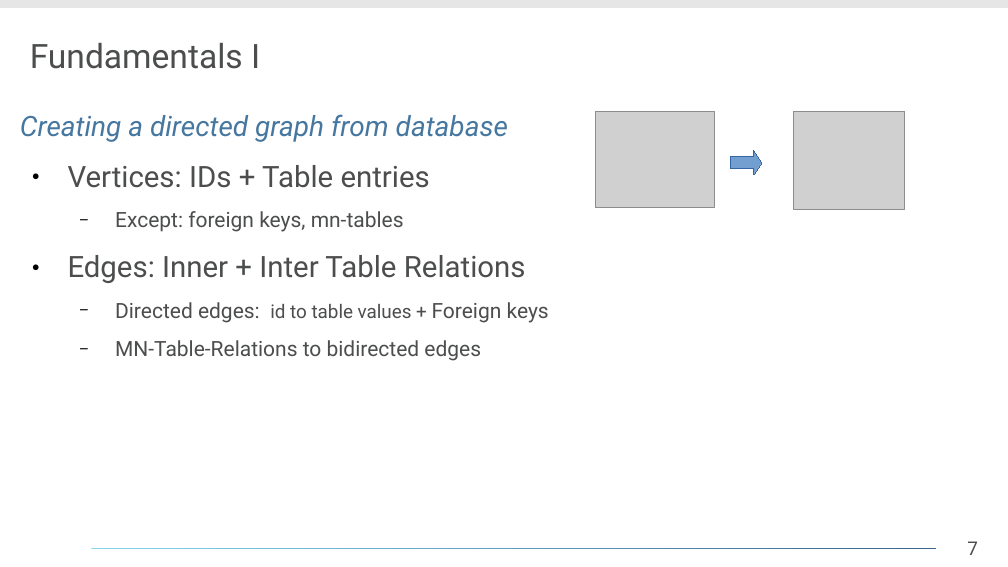
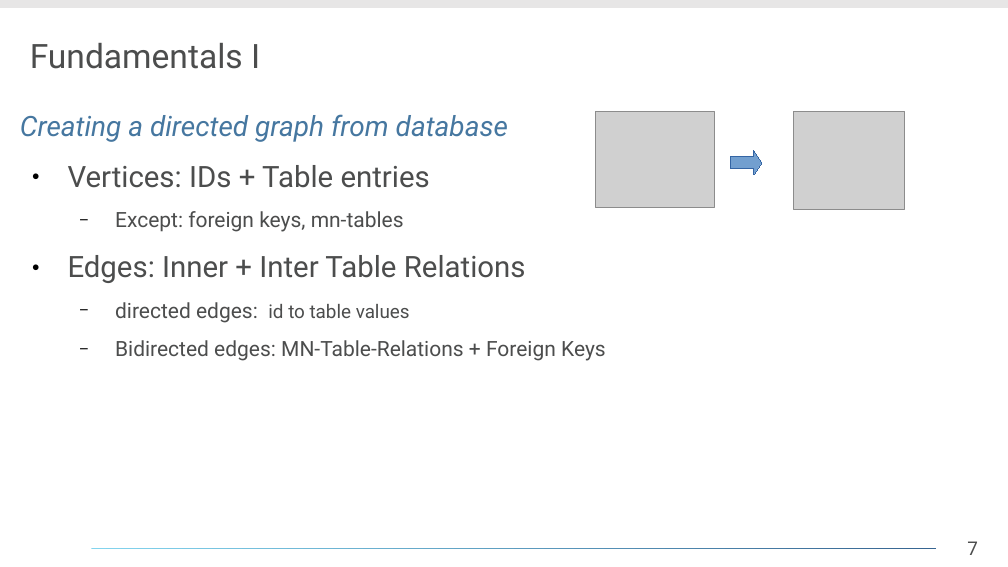
Before and after one commit to daelmo/DB2GraphGenerator, a slide deck: slide 7 of presentation/Analyse_eines_Forschungsthemas.odp. Drawn at 1008x567 pixels with LibreOffice and Linux fonts; fonts in the diff are those of the drawing; grey boxes stand for pictures; background and template pictures are left out. Boxes give left, top, right and bottom in pixels: in the first picture for what was removed or moved away, otherwise in the second. Text is boxed around its words. In the diff, an @@ line names an element or a change of style, - is before the commit and + after.

```diff
--- a/presentation/Analyse_eines_Forschungsthemas.odp
+++ b/presentation/Analyse_eines_Forschungsthemas.odp
@@ text at [115, 302, 606, 361]: text changed @@
-  − Directed edges: id to table values + Foreign keys
-  − MN-Table-Relations to bidirected edges
+  − directed edges: id to table values
+  − Bidirected edges: MN-Table-Relations + Foreign Keys
```
Also in this commit, not shown: 8 other slides changed, 3 slides added, 1 slide removed, 7 other files.
